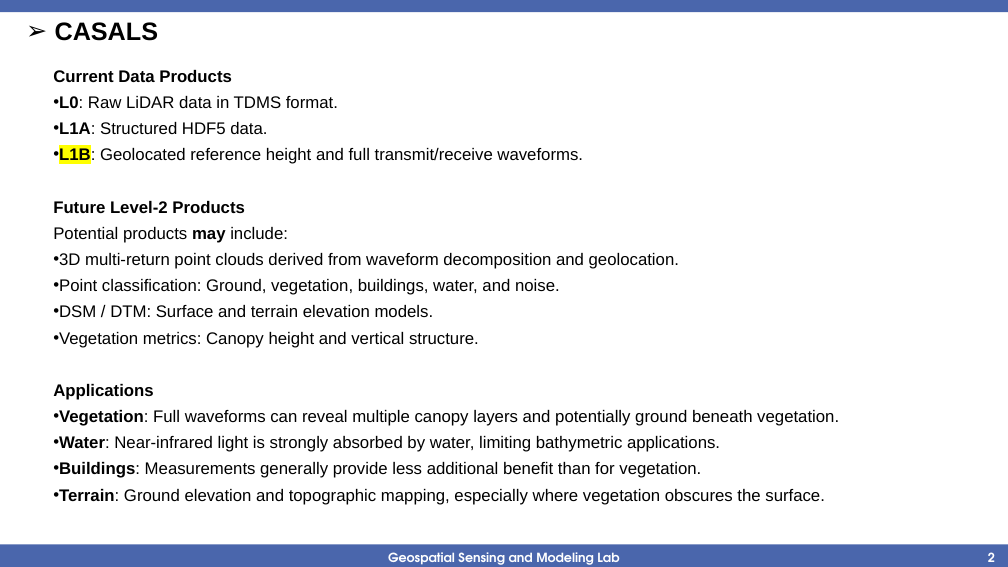
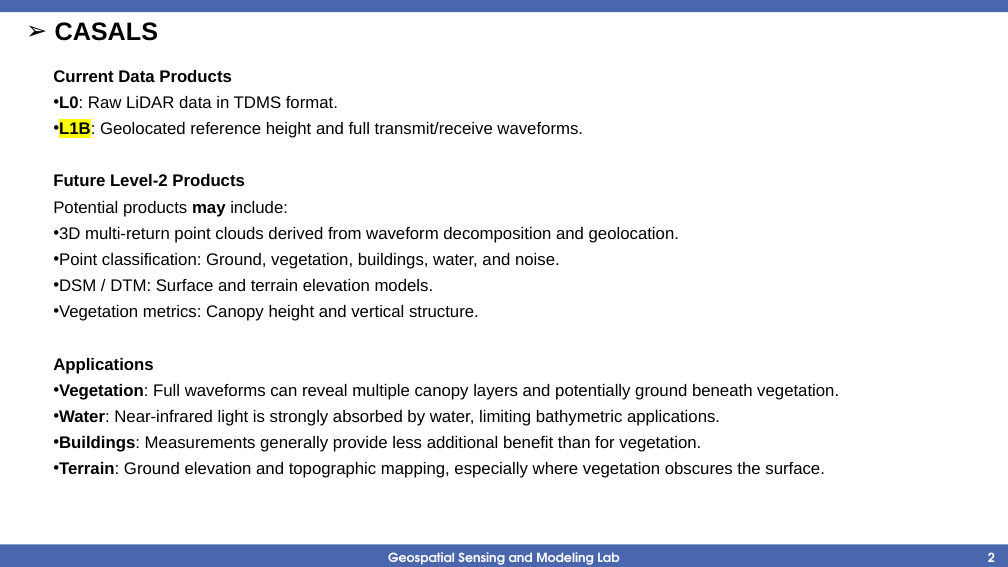
Before and after one commit to jgzhong99/CASALS, a slide deck: slide 2 of docs/CASALS-20261013.pptx. Drawn at 1008x567 pixels with LibreOffice and Linux fonts; fonts in the diff are those of the drawing; background and template pictures are left out. Boxes give left, top, right and bottom in pixels: in the first picture for what was removed or moved away, otherwise in the second. Text is boxed around its words. In the diff, an @@ line names an element or a change of style, - is before the commit and + after.

Commit message:
update

```diff
--- a/docs/CASALS-20261013.pptx
+++ b/docs/CASALS-20261013.pptx
@@ text at box(59, 122, 267, 134): paragraph removed @@
-• L1A: Structured HDF5 data.
```
